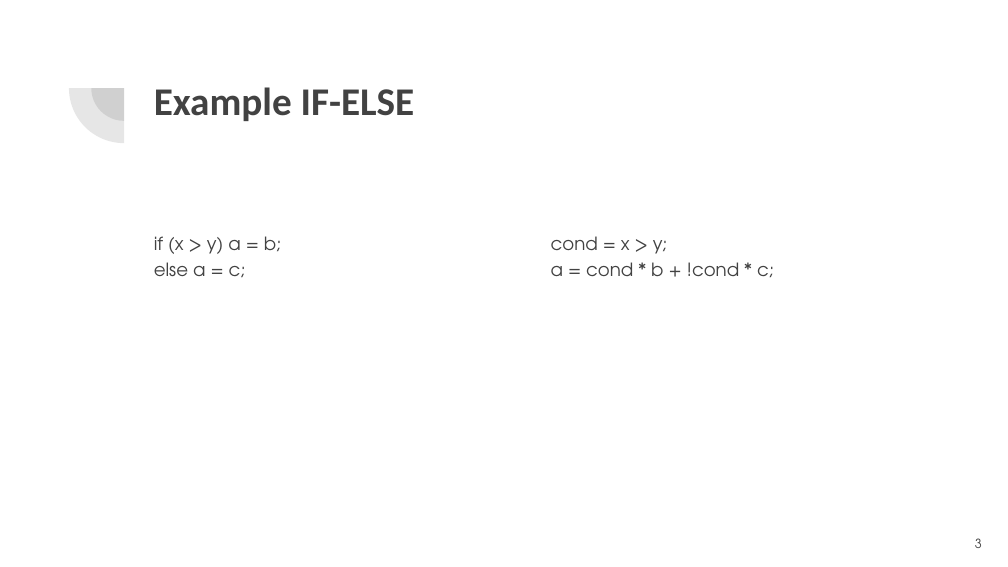
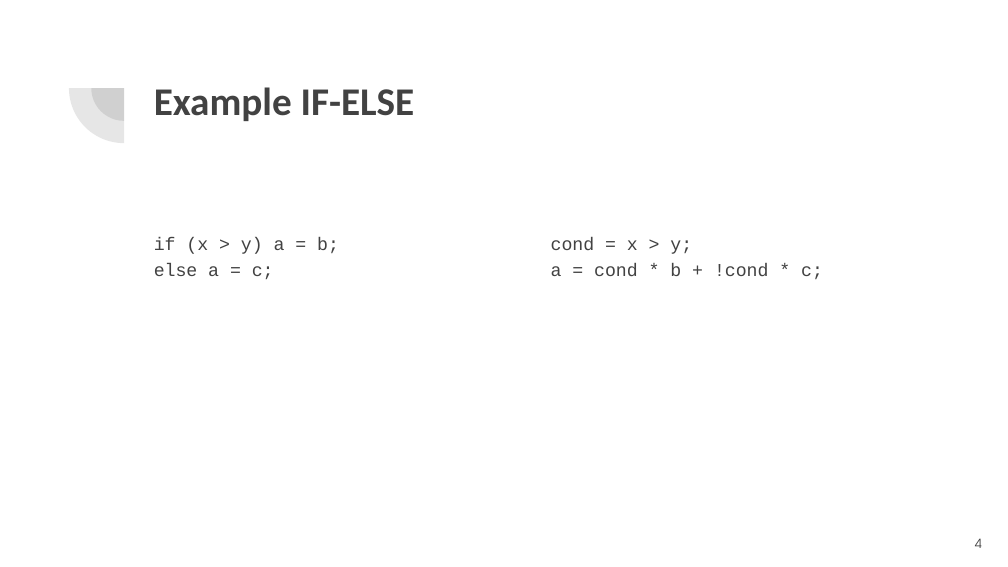
Before and after one commit to momalab/e3, a slide deck: slide 4 of tutorials/dop/Data_Oblivious_Programming.pptx (slide 3 before the commit). Drawn at 1008x567 pixels with LibreOffice and Linux fonts; fonts in the diff are those of the drawing. Boxes give left, top, right and bottom in pixels: in the first picture for what was removed or moved away, otherwise in the second. Text is boxed around its words. In the diff, an @@ line names an element or a change of style, - is before the commit and + after.

```diff
--- a/tutorials/dop/Data_Oblivious_Programming.pptx
+++ b/tutorials/dop/Data_Oblivious_Programming.pptx
@@ text "if (x > y) a ..." at [154, 238, 339, 279]: font TeX Gyre Adventor to Courier New @@
@@ text "cond = x > y; ..." at [551, 238, 823, 279]: font TeX Gyre Adventor to Courier New @@
@@ page number at [975, 538, 982, 548]: text changed @@
-3
+4
```
Also in this commit, not shown: 8 other slides changed, 4 slides added, 10 other files.
